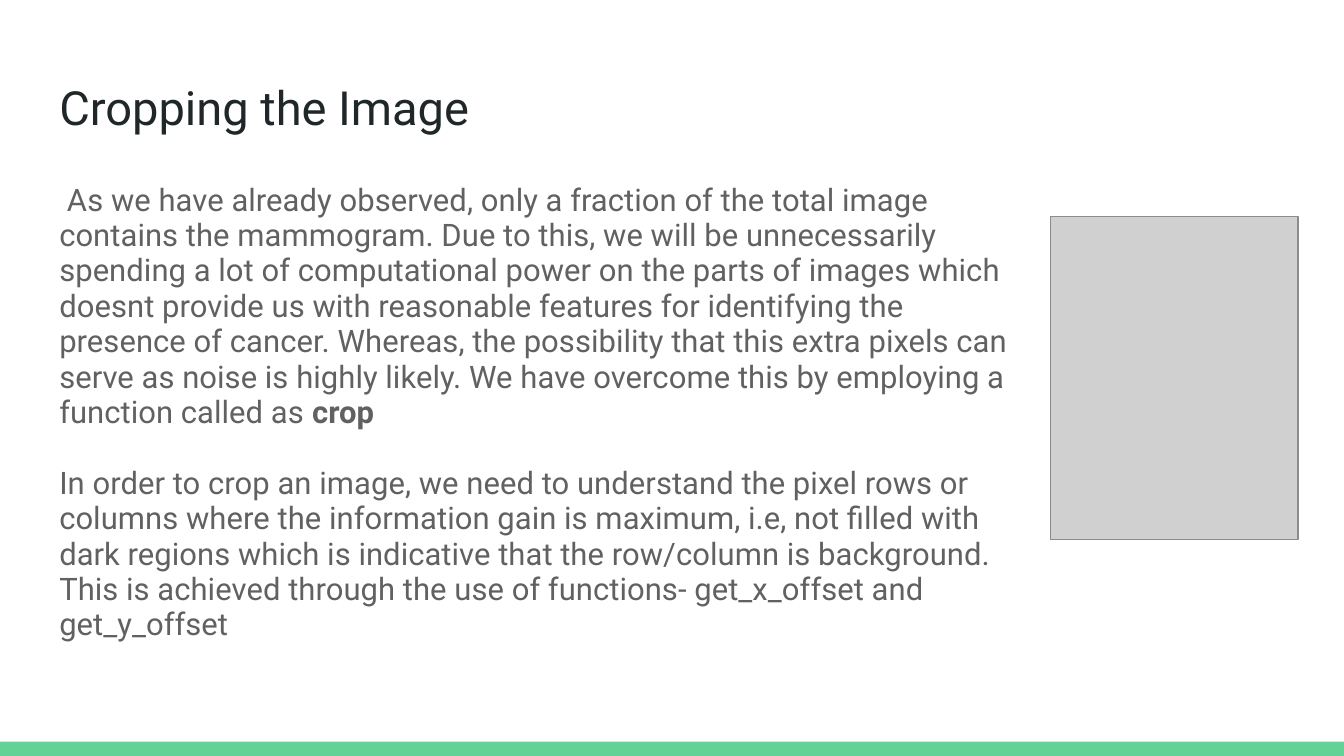
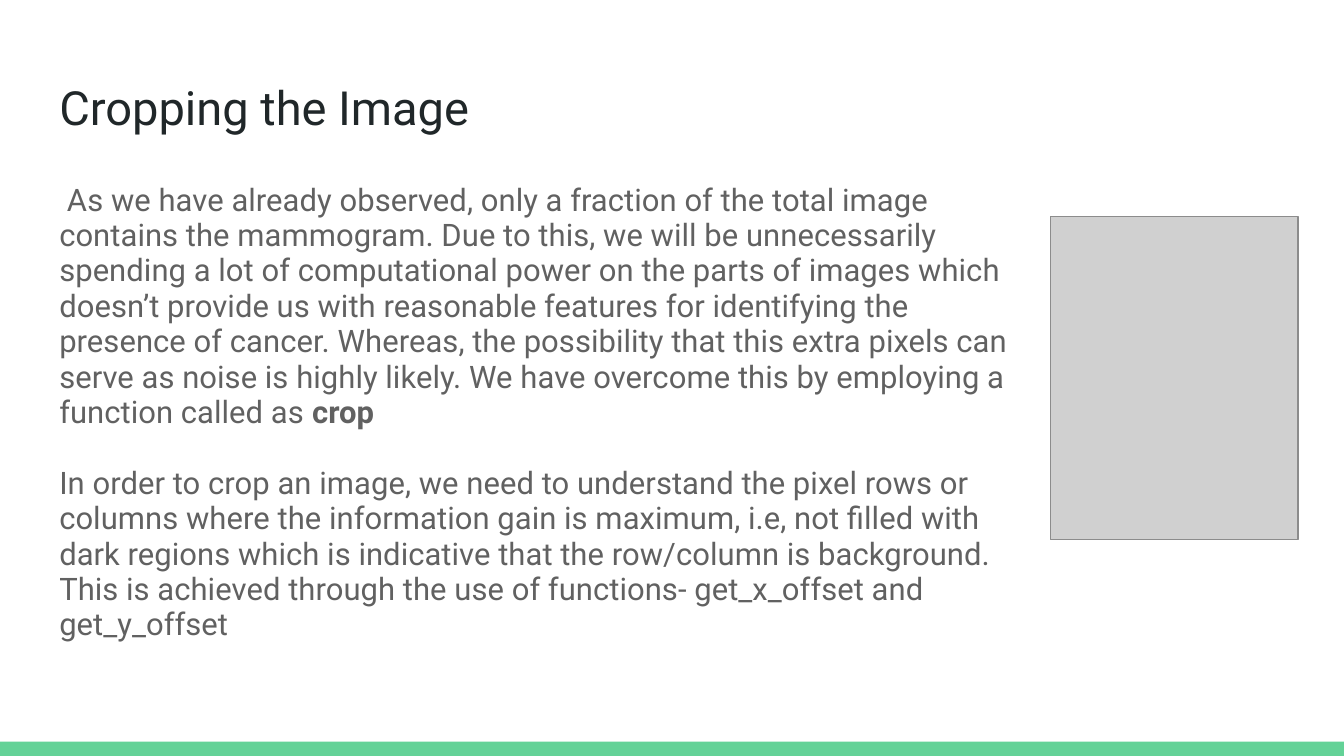
Before and after one commit to SachitNair/CSE4088_DA_2, a slide deck: slide 4 of DL- DA2.pptx. Drawn at 1344x756 pixels with LibreOffice and Linux fonts; fonts in the diff are those of the drawing; grey boxes stand for pictures. Boxes give left, top, right and bottom in pixels: in the first picture for what was removed or moved away, otherwise in the second. Text is boxed around its words. In the diff, an @@ line names an element or a change of style, - is before the commit and + after.

```diff
--- a/DL- DA2.pptx
+++ b/DL- DA2.pptx
@@ text at box(59, 187, 1006, 430): text changed @@
-As we have already observed, only a fraction of the total image contains the mammogram. Due to this, we will be unnecessarily spending a lot of computational power on the parts of images which doesnt provide us with reasonable features for identifying the presence of cancer. Whereas, the possibility that this extra pixels can serve as noise is highly likely. We have overcome this by employing a function called as crop
+As we have already observed, only a fraction of the total image contains the mammogram. Due to this, we will be unnecessarily spending a lot of computational power on the parts of images which doesn’t provide us with reasonable features for identifying the presence of cancer. Whereas, the possibility that this extra pixels can serve as noise is highly likely. We have overcome this by employing a function called as crop
```
Also in this commit, not shown: 1 other slide changed, 3 slides added, 1 other file.
